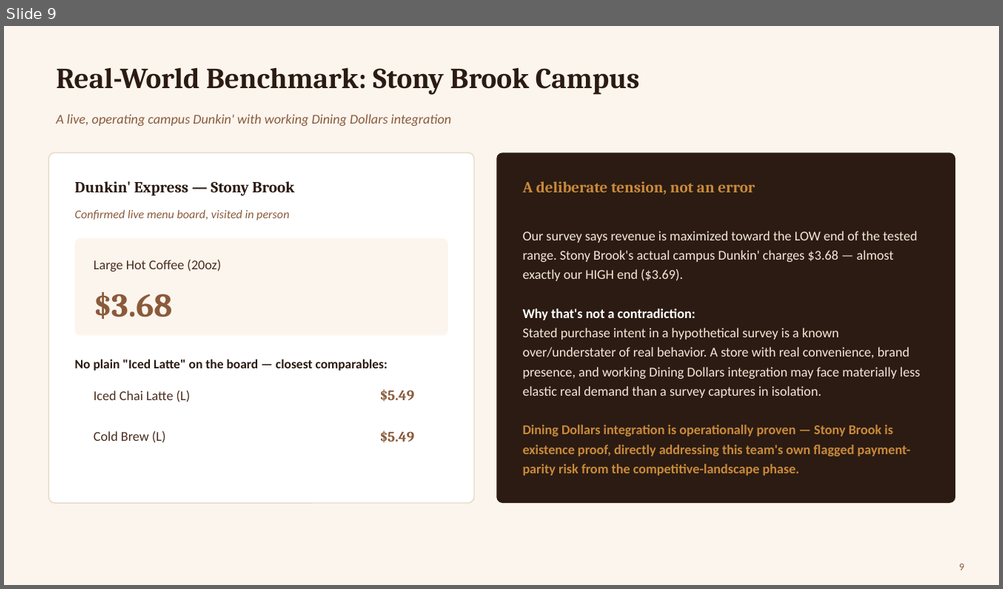
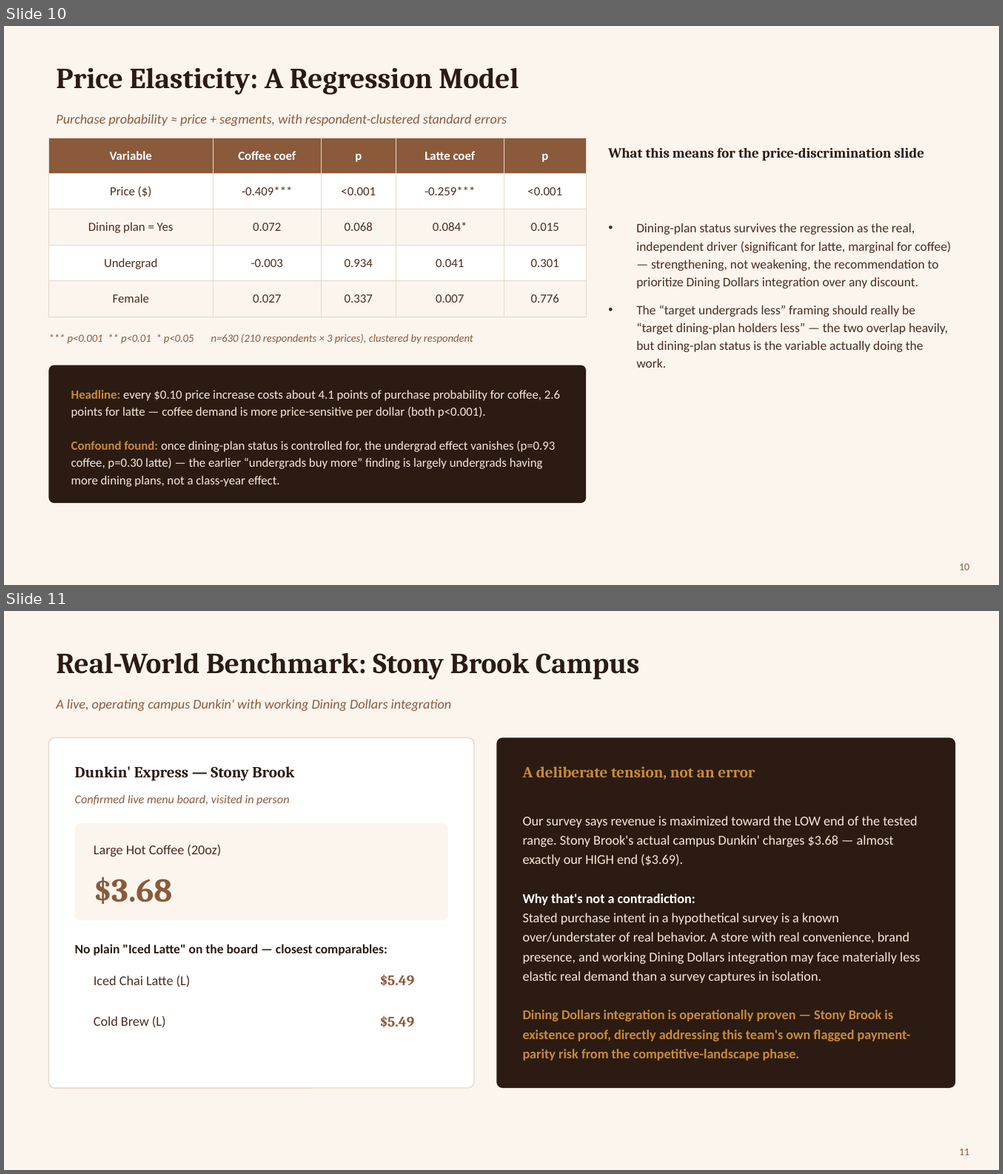
Before and after one commit to divyatejabitra/dunkin-pricing-simulation, a slide deck: presentation/Dunkin_Pricing_Analysis.pptx. Shown one above the other, each under a label of ours: slide 9 before the commit, slides 10 and 11 after it. The pictures are 1003x589 and 1003x1174 pixels, drawn with LibreOffice and Linux fonts; fonts in the diff are those of the drawing. Boxes give left, top, right and bottom in pixels: in the first picture for what was removed or moved away, otherwise in the second. Text is boxed around its words. In the diff, an @@ line names an element or a change of style, - is before the commit and + after.

```diff
--- a/presentation/Dunkin_Pricing_Analysis.pptx
+++ b/presentation/Dunkin_Pricing_Analysis.pptx
@@ slide 10 added at <box>4,26,999,585</box>, background #FBF5EE @@
@@ title added at <box>56,67,518,95</box>, 28 pt, text #2B1B12, bold @@
+Price Elasticity: A Regression Model
@@ text added at <box>56,114,507,126</box>, 13 pt, text #8A5A3B, italic @@
+Purchase probability ≈ price + segments, with respondent-clustered standard errors
@@ table added at <box>48,138,586,317</box>, 5 rows, 5 columns @@
+Variable | Coffee coef | p | Latte coef | p
+Price ($) | -0.409*** | <0.001 | -0.259*** | <0.001
+Dining plan = Yes | 0.072 | 0.068 | 0.084* | 0.015
+Undergrad | -0.003 | 0.934 | 0.041 | 0.301
+Female | 0.027 | 0.337 | 0.007 | 0.776
@@ text added at <box>608,147,924,161</box>, 13.5 pt, text #2B1B12, bold @@
+What this means for the price-discrimination slide
@@ text added at <box>636,224,950,368</box>, 12.5 pt, text #4A2C1E @@
+• Dining-plan status survives the regression as the real, independent driver (significant for latte, marginal for coffee) — strengthening, not weakening, the recommendation to prioritize Dining Dollars integration over any discount.
+• The “target undergrads less” framing should really be “target dining-plan holders less” — the two overlap heavily, but dining-plan status is the variable actually doing the work.
@@ text added at <box>68,334,473,344</box>, 10.5 pt, text #8A5A3B, italic @@
+*** p<0.001 ** p<0.01 * p<0.05 n=630 (210 respondents × 3 prices), clustered by respondent
@@ rounded rectangle added at <box>48,366,586,503</box>, fill #2B1B12 @@
@@ text added at <box>71,390,560,487</box>, 12 pt, text #F5E9DA @@
+Headline: every $0.10 price increase costs about 4.1 points of purchase probability for coffee, 2.6 points for latte — coffee demand is more price-sensitive per dollar (both p<0.001).
+Confound found: once dining-plan status is controlled for, the undergrad effect vanishes (p=0.93 coffee, p=0.30 latte) — the earlier “undergrads buy more” finding is largely undergrads having more dining plans, not a class-year effect.
@@ page number added at <box>959,564,969,571</box>, 10 pt, text #8A5A3B @@
+10
@@ what was slide 9 is now slide 11 @@
@@ page number at <box>959,1149,969,1156</box>: text changed @@
-9
+11
```
Also in this commit, not shown: 1 slide changed, 1 other slide added, 9 other files.
